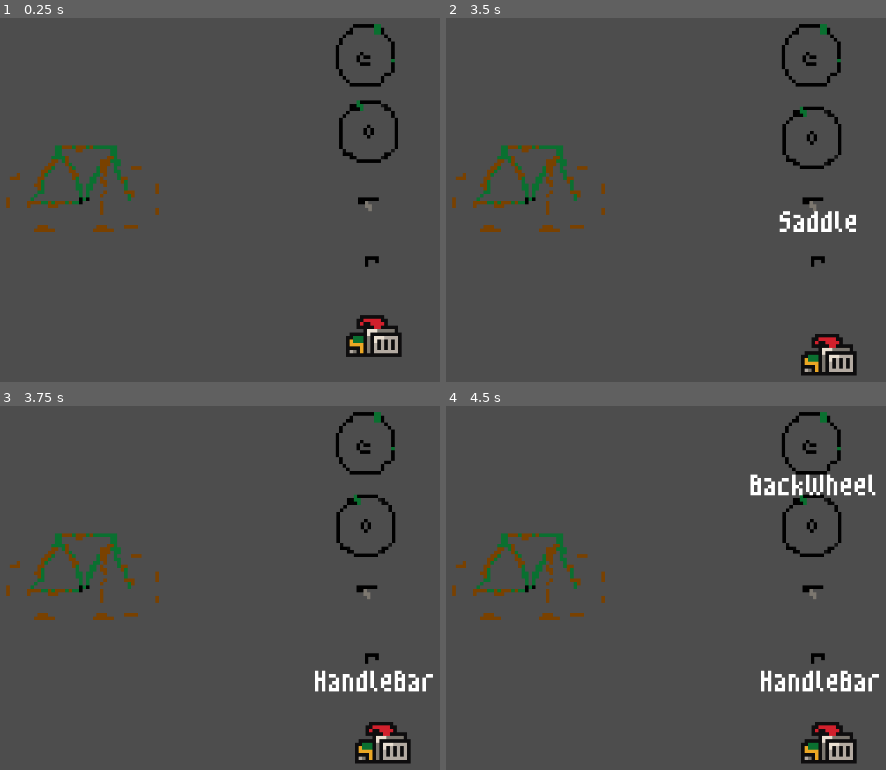
Above: before the commit, frames 1-4 (two rows, left to right).
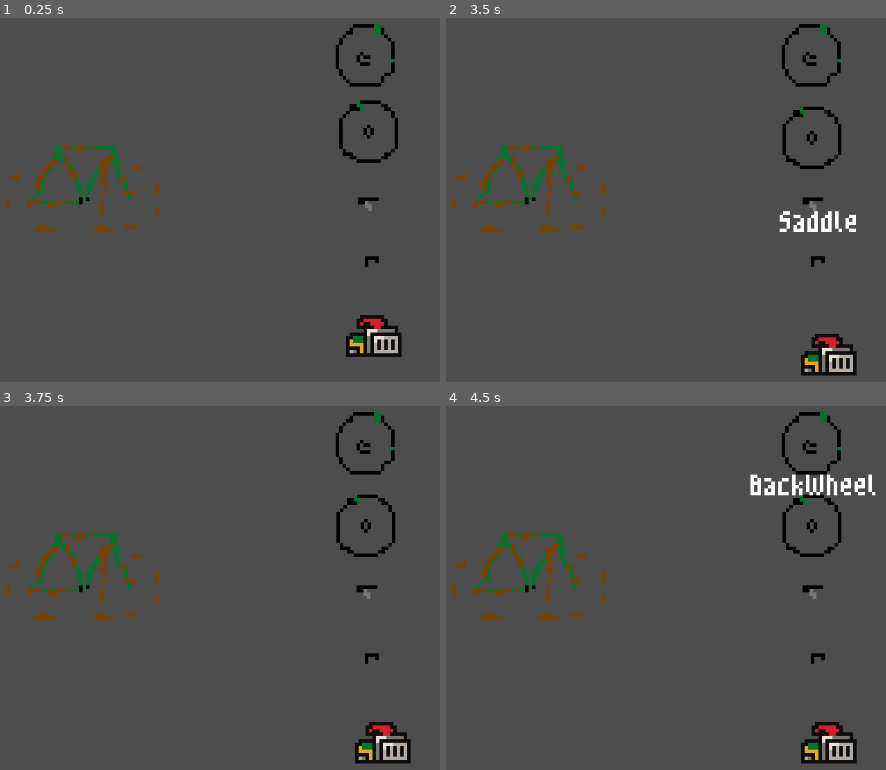
Above: after the commit, the same moments.

Repository: javierrcalvete/bikeShop
Game: Godot game, scene res://scenes/game.tscn
The game is run twice, just before and just after one commit, with the same random seed, the same clock (stepped at 60 frames per second) and the same inputs.
Inputs (mouse positions are in pixels of both pictures, inside the frame that each line leads up to):
- Up to frame 1 (0.25 s): no input
- Up to frame 2 (3.5 s): tap Enter at 0.5, 2 s; move the mouse to (529, 189) at 0.52 s; click (529, 189) at 0.6 s; tap Space at 1.25, 2.75 s; move the mouse to (811, 130) at 1.27 s; click (811, 130) at 1.35 s; move the mouse to (820, 334) at 2.02 s; click (820, 334) at 2.1 s; move the mouse to (815, 203) at 2.77 s; click (815, 203) at 2.85 s
- Up to frame 3 (3.75 s): tap Enter at 3.5 s; move the mouse to (374, 646) at 3.52 s; click (374, 646) at 3.6 s
- Up to frame 4 (4.5 s): tap Space at 4.25 s; move the mouse to (811, 442) at 4.27 s; click (811, 442) at 4.35 s

Frames 1-2 are identical in both runs. In frame 3, 0.8% of the frame differs, in the area x 71-99%, y 72-79%; in frame 4, 0.8%.

Commit message:
fixed bug with handlebar grab

Diff:
--- a/scenes/handlebar.tscn
+++ b/scenes/handlebar.tscn
@@ -20,7 +20,7 @@
 }]
 
 [sub_resource type="RectangleShape2D" id="RectangleShape2D_b23c2"]
-size = Vector2(2, 2)
+size = Vector2(3, 3)
 
 [node name="Handlebar" type="Area2D"]
 script = ExtResource("1_tmhvu")
@@ -29,7 +29,7 @@
 sprite_frames = SubResource("SpriteFrames_6mgii")
 
 [node name="CollisionShape2D" type="CollisionShape2D" parent="."]
-position = Vector2(0, 3)
+position = Vector2(-0.5, 3.5)
 shape = SubResource("RectangleShape2D_b23c2")
 
 [node name="Label" type="Label" parent="."]
--- a/scripts/handlebar.gd
+++ b/scripts/handlebar.gd
@@ -1,25 +1,27 @@
 extends Area2D
 @onready var game_manager = %GameManager
+
 var wheel_in_position = false
+
+var selected = false
+
 func _ready():
 	$Label.hide()
 
 
-var selected = false
-
 # variable para saber si se selecciono el collision shape, escucha solos los del collision
 func _on_input_event(viewport, event, shape_idx):
-	if Input.is_action_just_pressed("click") and game_manager.is_mouse_busy == false:
+	if Input.is_action_just_pressed("click") and game_manager.is_mouse_busy == false \
+		and wheel_in_position == false:
+
 		selected = true
 		game_manager.is_mouse_busy = true
-
 
 
 # lerp agarra 2 valores y lo interpola con la velocidad del 3 valor
 func _physics_process(delta):
 	if selected:
 		global_position = lerp(global_position, get_global_mouse_position(), 25 * delta)
-		$Label.show()
 
 # generic input events on scripts, captura todos los input events
 func _input(event):
@@ -28,6 +30,11 @@
 			selected = false
 			game_manager.is_mouse_busy = false
 
+func release_left_mouse_button():
+	var a = InputEventMouseButton.new()
+	a.set_button_index(1)
+	a.set_pressed(false)
+	Input.parse_input_event(a)
 
 
 func _on_mouse_entered():
@@ -37,19 +44,12 @@
 	$Label.hide()
 
 
-func release_left_mouse_button():
-	var a = InputEventMouseButton.new()
-	a.set_button_index(1)
-	a.set_pressed(false)
-	Input.parse_input_event(a)
-
-
 # makes saddle stay in place on the bike
 func _on_area_entered(area):
 	print(area.name)
 
 	if area.name == "HandleBarArea2D":
-		self.global_position = Vector2(10,-15) #area of saddleBikeCollision on bike
+		self.global_position = area.global_position #area of saddleBikeCollision on bike
 		print(self.global_position)
 		wheel_in_position = true
 		release_left_mouse_button()
--- a/scripts/saddle.gd
+++ b/scripts/saddle.gd
@@ -53,7 +53,7 @@
 	print(area.name)
 	var bike_saddle_area
 	if area.name == "SaddleBikeArea2D":
-		self.global_position = area.global_position #area of saddleBikeCollision on bike
+		self.global_position = Vector2(-7,-15)#area of saddleBikeCollision on bike
 		saddle_in_position = true
 		release_left_mouse_button()
 		game_manager.add_score()
Not shown: 1 places in scenes/game.tscn that only renumber resources
